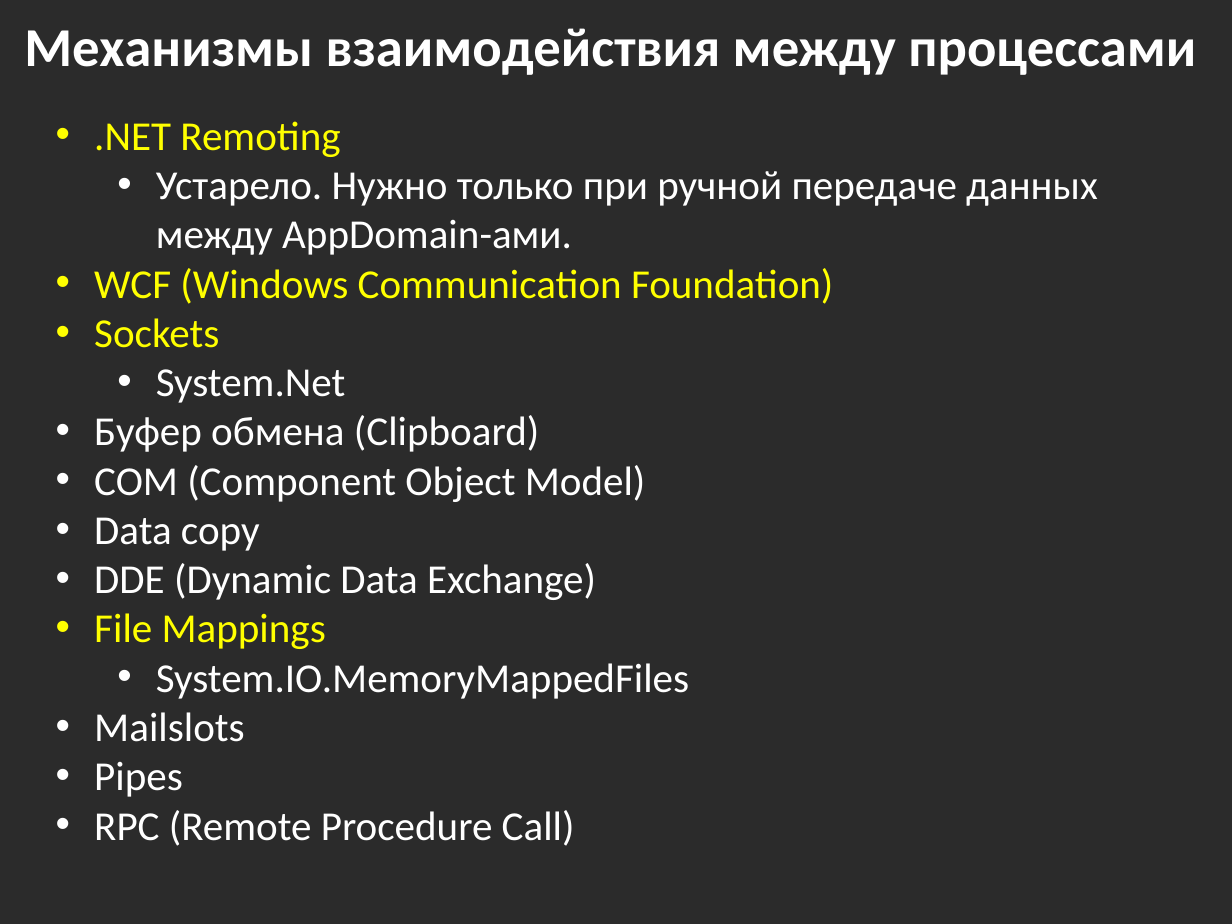
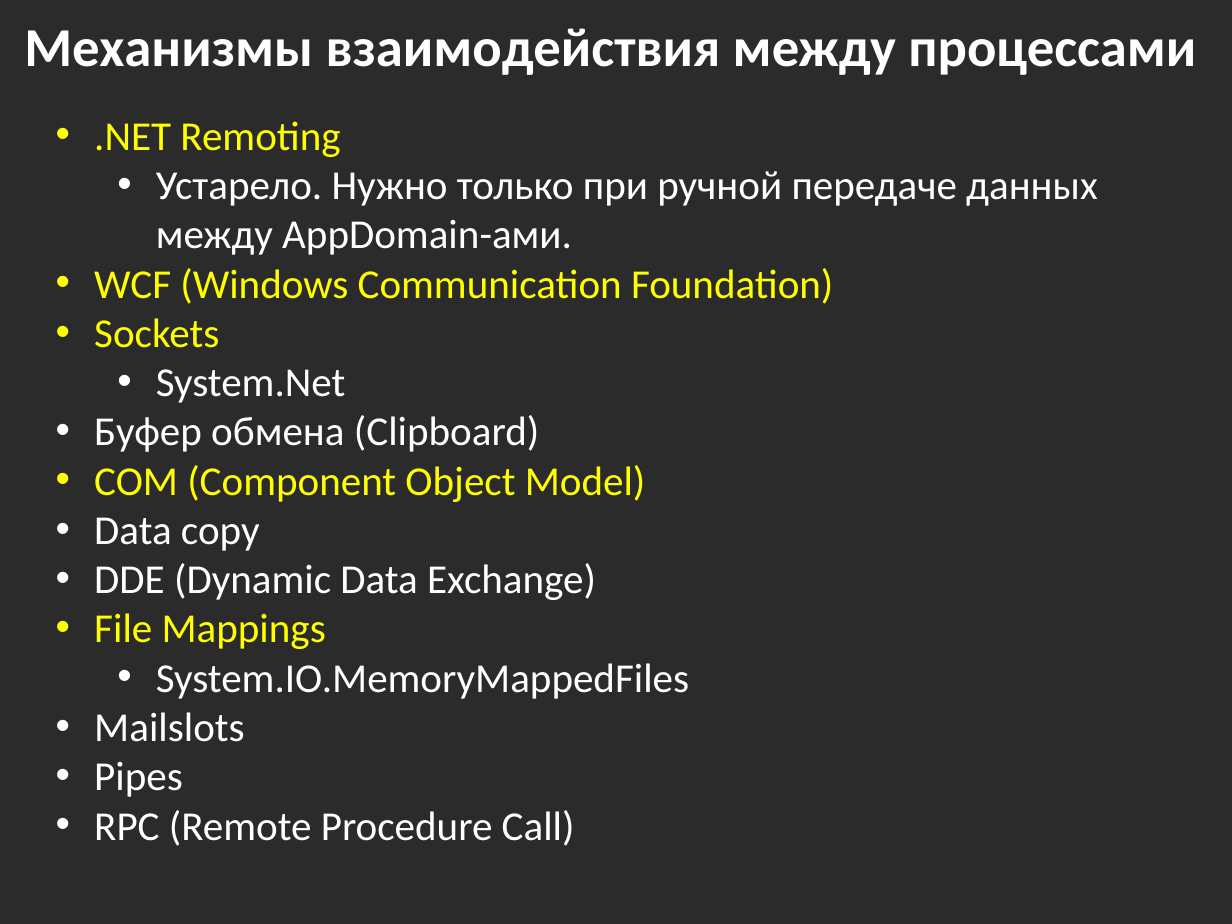
Before and after one commit to bazile/Training, a slide deck: slide 26 of Presentation/lesson-08-multithreading.pptx. Drawn at 1232x924 pixels with LibreOffice and Linux fonts; fonts in the diff are those of the drawing; background and template pictures are left out; a plain dark background stands for a picture behind light text. Boxes give left, top, right and bottom in pixels: in the first picture for what was removed or moved away, otherwise in the second. Text is boxed around its words. In the diff, an @@ line names an element or a change of style, - is before the commit and + after.

```diff
--- a/Presentation/lesson-08-multithreading.pptx
+++ b/Presentation/lesson-08-multithreading.pptx
@@ text at box(94, 465, 646, 502): text colour #FFFFFF to #FFFF00 in "COM (Component Object Model)" @@
```
Also in this commit, not shown: 1 other slide changed, 3 other files.
